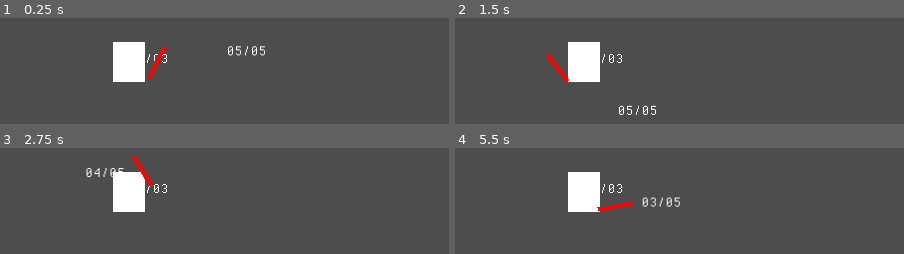
Above: before the commit, frames 1-4 (two rows, left to right).
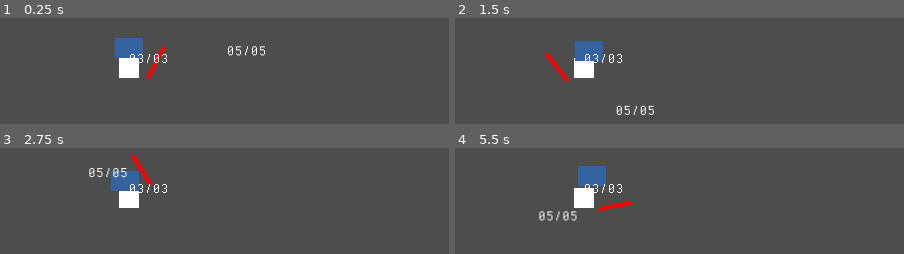
Above: after the commit, the same moments.

Repository: jeffinitup/clang-game
Game: Godot game, scene res://scene/test_level.tscn
Same seed, same stepped clock (60 frames per second), same inputs: the game is played once before the commit and once after it.
Inputs (mouse positions are in pixels of both pictures, inside the frame that each line leads up to):
- Up to frame 1 (0.25 s): no input
- Up to frame 2 (1.5 s): move the mouse to (724, 58) at 0.52 s; press the mouse at (724, 58) at 0.53 s; hold D (right) from 0.53 s (still down); tap Space (jump) at 0.77 s; move the mouse to (455, 105) at 1.27 s; release the mouse at (455, 105) at 1.28 s; right-click (455, 105) at 1.35 s
- Up to frame 3 (2.75 s): tap Space (jump) at 1.52 s; move the mouse to (outside the picture) at 2.02 s; release D (right) at 2.03 s; press the mouse at (outside the picture) at 2.03 s; hold A (left) from 2.03 s (still down)
- Up to frame 4 (5.5 s): move the mouse to (outside the picture) at 2.77 s; release A (left) at 2.78 s; release the mouse at (outside the picture) at 2.78 s; hold D (right) 2.78-4.28 s; right-click (outside the picture) at 2.85 s; tap Space (jump) at 3.02, 3.77, 4.52 s; move the mouse to (outside the picture) at 3.52 s; press the mouse at (outside the picture) at 3.53 s; move the mouse to (outside the picture) at 4.27 s; release the mouse at (outside the picture) at 4.28 s; hold A (left) 4.28-5.03 s; right-click (outside the picture) at 4.35 s; move the mouse to (616, 211) at 5.02 s; press the mouse at (616, 211) at 5.03 s; hold D (right) from 5.03 s (still down)

The runs differ from the first frame. In frame 1, 2.1% of the frame differs, in the area x 25-36%, y 18-61%; in frame 2, 2.6%; in frame 3, 2.4%; in frame 4, 3.1%, in the area x 18-51%, y 16-69%.

Commit message:
bouncy head

Diff:
--- a/clang/prefab/player.tscn
+++ b/clang/prefab/player.tscn
@@ -1,10 +1,11 @@
-[gd_scene load_steps=11 format=3 uid="uid://wgifaqp6m28b"]
+[gd_scene load_steps=12 format=3 uid="uid://wgifaqp6m28b"]
 
 [ext_resource type="Script" path="res://scripts/component/controller.gd" id="1_lng0o"]
 [ext_resource type="Script" path="res://scripts/player.gd" id="1_q3oqn"]
 [ext_resource type="Script" path="res://scripts/component/hitbox.gd" id="2_inaiw"]
 [ext_resource type="PackedScene" uid="uid://bfbbrwtjg0nnp" path="res://prefab/player_weapon.tscn" id="2_nv7x4"]
 [ext_resource type="Script" path="res://scripts/component/state_machine.gd" id="2_rtogl"]
+[ext_resource type="Script" path="res://scripts/component/bobble_sprite.gd" id="3_3bxhl"]
 
 [sub_resource type="RectangleShape2D" id="RectangleShape2D_w0fvi"]
 size = Vector2(26, 36)
@@ -23,9 +24,6 @@
 	pass
 
 func _state_physics_process(delta : float) -> void:
-	player.velocity.x += \\
-		player.deacceleration * (-1 if player.velocity.x > 0 else 1)
-
 	player.update_movement(delta)
 	player.update_physics(delta)
 
@@ -34,6 +32,9 @@
 
 	if player.controller.jump_pressed && player.is_on_floor():
 		state_machine.transition_state(\"airborne\", {\"jumping\" : true})
+
+	if !player.is_on_floor():
+		state_machine.transition_state(\"airborne\")
 "
 
 [sub_resource type="GDScript" id="GDScript_jqpfa"]
@@ -55,6 +56,9 @@
 
 	if player.controller.jump_pressed && player.is_on_floor():
 		state_machine.transition_state(\"airborne\", {\"jumping\" : true})
+
+	if !player.is_on_floor():
+		state_machine.transition_state(\"airborne\")
 "
 
 [sub_resource type="GDScript" id="GDScript_48wc7"]
@@ -86,24 +90,21 @@
 "
 
 [node name="player" type="CharacterBody2D"]
+collision_layer = 0
 script = ExtResource("1_q3oqn")
-acceleration = 2.5
-deacceleration = 4.0
-move_speed = 96.0
+acceleration = 3.0
+deacceleration = 5.0
+move_speed = 128.0
 jump_height = 148.0
 jump_time_to_peak = 1.25
 jump_time_to_descent = 0.85
-
-[node name="visual" type="ColorRect" parent="."]
-offset_left = -16.0
-offset_top = -40.0
-offset_right = 16.0
 
 [node name="col" type="CollisionShape2D" parent="."]
 position = Vector2(0, -18)
 shape = SubResource("RectangleShape2D_w0fvi")
 
 [node name="hbox" type="Area2D" parent="."]
+z_index = 1
 script = ExtResource("2_inaiw")
 max_hp = 3
 invincibility_time = 1.0
@@ -112,6 +113,27 @@
 position = Vector2(0, -19)
 shape = SubResource("RectangleShape2D_ui5n8")
 debug_color = Color(1, 0, 0.0166664, 0.419608)
+
+[node name="visual" type="Node2D" parent="."]
+
+[node name="body" type="ColorRect" parent="visual"]
+offset_left = -10.0
+offset_top = -24.0
+offset_right = 10.0
+offset_bottom = -4.0
+
+[node name="head" type="ColorRect" parent="visual"]
+offset_left = -14.0
+offset_top = -41.0
+offset_right = 14.0
+offset_bottom = -21.0
+color = Color(0.205284, 0.388803, 0.626979, 1)
+script = ExtResource("3_3bxhl")
+dampening = 0.16
+tension = 0.07
+max_distance = Vector2(6, -2)
+physics_factor = 0.1
+physics_extents = Vector2(1, 8)
 
 [node name="player_weapon" parent="." instance=ExtResource("2_nv7x4")]
 position = Vector2(0, -18)
--- a/clang/prefab/player_weapon.tscn
+++ b/clang/prefab/player_weapon.tscn
@@ -210,7 +210,9 @@
 	if weapon.surface.is_colliding():
 		weapon.surface.enabled = false
 		var vec := weapon.get_fling_vector()
-		weapon.player.velocity.x += vec.x
+		weapon.player.velocity.x = \\
+		(vec.x if signf(vec.x) != signf(weapon.player.velocity.x) \\
+		else weapon.player.velocity.x + vec.x)
 		weapon.player.velocity.y = vec.y
 
 func _exit() -> void:
--- a/clang/scene/test_level.tscn
+++ b/clang/scene/test_level.tscn
@@ -14,6 +14,22 @@
 
 [node name="level" type="StaticBody2D" parent="."]
 
+[node name="CollisionPolygon2D2" type="CollisionPolygon2D" parent="level"]
+position = Vector2(254, -317)
+polygon = PackedVector2Array(436, 323, 429, 56, 594, 54, 596, 465)
+
+[node name="CollisionPolygon2D3" type="CollisionPolygon2D" parent="level"]
+position = Vector2(591, 3)
+polygon = PackedVector2Array(160, 265, 395, 264, 390, 50, 771, 49, 773, 420, 162, 424)
+
+[node name="CollisionPolygon2D4" type="CollisionPolygon2D" parent="level"]
+position = Vector2(855, -411)
+polygon = PackedVector2Array(215, 345, 412, 347, 412, 393, 216, 390)
+
+[node name="CollisionPolygon2D5" type="CollisionPolygon2D" parent="level"]
+position = Vector2(1311, -289)
+polygon = PackedVector2Array(215, 345, 412, 347, 412, 393, 216, 390)
+
 [node name="CollisionPolygon2D" type="CollisionPolygon2D" parent="level"]
 polygon = PackedVector2Array(58, 333, 394, 333, 395, 264, 580, 264, 580, 437, 52, 435)
 
--- /dev/null
+++ b/clang/scripts/component/bobble_sprite.gd
@@ -0,0 +1,44 @@
+# bobble_sprite.gd
+extends ColorRect
+
+## Spring dampening
+@export var dampening : float = 0.15
+## Spring tension
+@export var tension : float = 0.2
+## Maximum distance the sprite can go from origin
+@export var max_distance : Vector2 = Vector2(8.0, -8.0)
+
+@export var physics_factor : float = 2.0
+@export var physics_extents : Vector2 = Vector2(8.0, 8.0)
+
+## Starting position
+@onready var start_pos : Vector2 = position
+
+var target_pos : Vector2 = Vector2.ZERO
+var int_velocity : Vector2 = Vector2.ZERO
+var strength : Vector2 = Vector2.ZERO
+var speed : Vector2 = Vector2.ZERO
+
+func _physics_process(delta) -> void:
+	strength = owner.controller.movement_vector
+
+	# Calculate current input strength
+	# and consequential displacement
+	int_velocity     = lerp(int_velocity, interpret_velocity(delta), 0.2)
+	target_pos       = (start_pos + int_velocity + (max_distance * strength))
+	var displacement = (target_pos - position)
+	speed += (tension * displacement) - (dampening * speed)
+
+	# Apply to position if enabled
+	position += speed
+
+func interpret_velocity(delta : float) -> Vector2:
+	owner = owner as Entity
+	var max_spd = owner.move_speed * delta
+	var current_spd = owner.velocity
+	var interpret = (current_spd / max_spd) * -physics_factor
+
+	return Vector2(
+		clampf(interpret.x, -physics_extents.x, physics_extents.y),
+		clampf(interpret.y, -physics_extents.y, physics_extents.y)
+	)
--- a/clang/scripts/player.gd
+++ b/clang/scripts/player.gd
@@ -4,7 +4,7 @@
 ### Player specific functions
 
 const DELIMITER : float = 2.0
-const SPEED_CAP : float = 160.0
+const SPEED_CAP : float = 220.0
 
 @onready var controller := get_node("%controller") as Controller
 @onready var player_weapon := get_node("player_weapon") as PlayerWeapon
@@ -16,7 +16,7 @@
 
 func update_physics(delta : float) -> void:
 	super.update_physics(delta)
-	velocity.limit_length(SPEED_CAP)
+	velocity.x = clampf(velocity.x, -SPEED_CAP, SPEED_CAP)
 
 func update_movement(delta : float, drag : float = 1.0) -> void:
 	var accel := acceleration * drag
@@ -30,11 +30,12 @@
 
 func accel_movement(accel : float) -> void:
 	if !is_zero_approx(controller.movement_vector.x) &&\
-		(abs(velocity.x) < move_speed || sign(controller.movement_vector.x) != sign(velocity.x)):
+		(abs(velocity.x) < move_speed || signf(controller.movement_vector.x) != signf(velocity.x)):
 		velocity.x += accel * controller.movement_vector.x
 
 func decel_movement(decel : float) -> void:
-	if is_zero_approx(controller.movement_vector.x) &&\
+	if (is_zero_approx(controller.movement_vector.x) || \
+		signf(controller.movement_vector.x) != signf(velocity.x)) &&\
 		abs(velocity.x) > 0:
 		velocity.x += decel * (-1 if velocity.x > 0 else 1)
 		if abs(velocity.x) < DELIMITER: velocity.x = 0.0
--- a/clang/scripts/player_weapon.gd
+++ b/clang/scripts/player_weapon.gd
@@ -2,7 +2,7 @@
 class_name PlayerWeapon extends Node2D
 
 ## Force to knock player back with
-const FORCE : float = 250.0
+const FORCE : float = 280.0
 
 @onready var player := owner as Player
 @onready var dbox := get_node("dbox") as Damagebox
